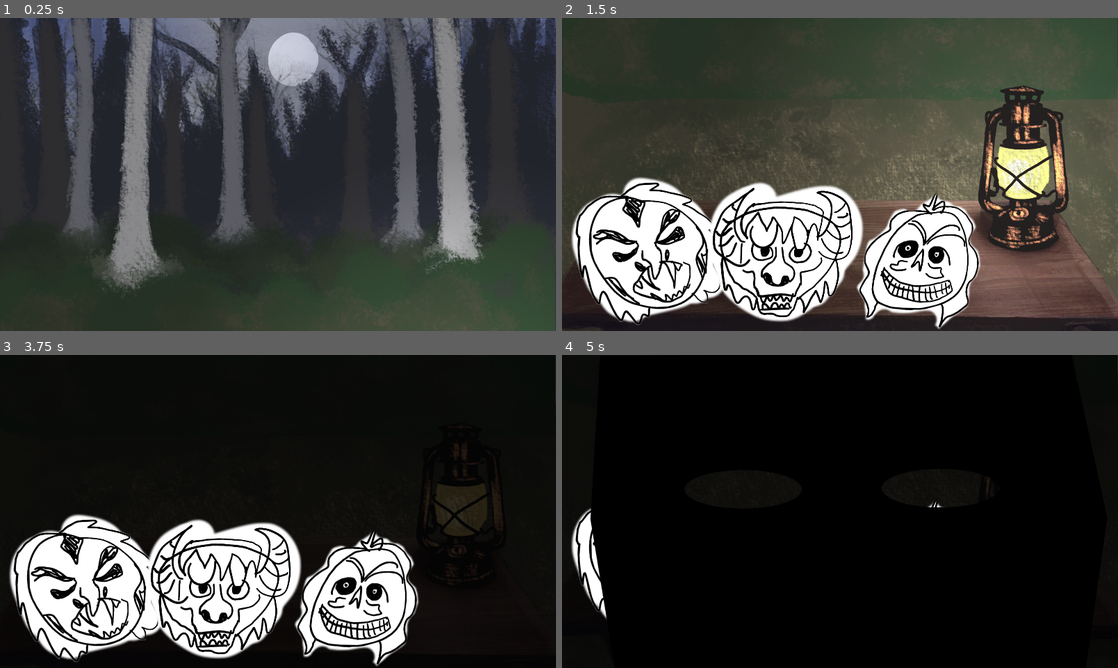
Above: before the commit, frames 1-4 (two rows, left to right).
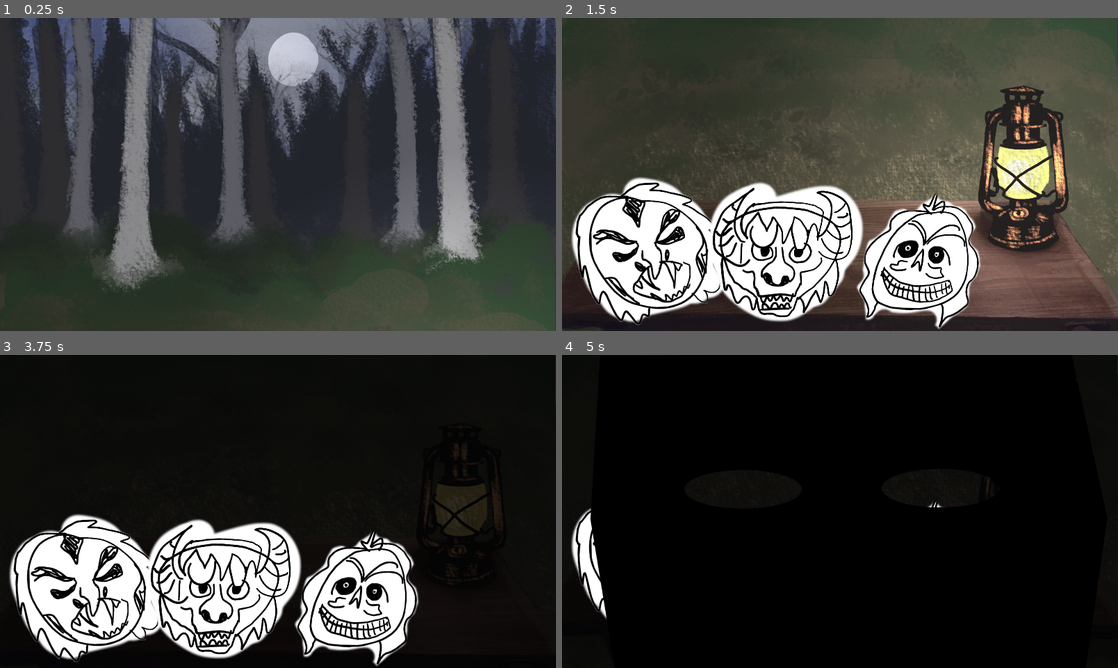
Above: after the commit, the same moments.

Repository: serrureriehurluberlesque/GGJ2026
Game: Godot game, scene res://scenes/main/main.tscn
Same seed, same stepped clock (60 frames per second), same inputs: the game is played once before the commit and once after it. The engine's default icon, where the game draws it, is replaced by a stand-in: a white triangle on a blue panel in a dark square.
Inputs (mouse positions are in pixels of both pictures, inside the frame that each line leads up to):
- Up to frame 1 (0.25 s): no input
- Up to frame 2 (1.5 s): tap Enter at 0.5 s; move the mouse to (962, 158) at 0.52 s; hold Up (ui_up) 0.53-1.28 s; hold E (activate) 0.53-1.28 s; click (962, 158) at 0.67 s; tap Space at 1.25 s; move the mouse to (728, 190) at 1.27 s; hold Down (ui_down) from 1.28 s (still down); click (728, 190) at 1.35 s
- Up to frame 3 (3.75 s): tap Enter at 2, 3.5 s; move the mouse to (88, 558) at 2.02 s; release Down (ui_down) at 2.03 s; hold E (activate) 2.03-2.78 s; hold Up (ui_up) 2.03-3.53 s; click (88, 558) at 2.17 s; tap Space at 2.75 s; move the mouse to (250, 574) at 2.77 s; click (250, 574) at 2.85 s; move the mouse to (444, 558) at 3.52 s; hold Down (ui_down) from 3.53 s (still down); hold E (activate) from 3.53 s (still down)
- Up to frame 4 (5 s): keep holding Down (ui_down); tap Space at 4.25 s; move the mouse to (784, 558) at 4.27 s; release E (activate) at 4.28 s; click (784, 558) at 4.35 s

The runs differ from the first frame. In frame 2, 0.7% of the frame differs, in the area x 51-100%, y 13-27%; in frame 3, less than 0.1%; in frame 4, less than 0.1%.

Commit message:
fix ground z-index

Diff:
--- a/ggj2026/scenes/main/main.tscn
+++ b/ggj2026/scenes/main/main.tscn
@@ -105,7 +105,8 @@
 z_index = 8
 texture = ExtResource("7_hxu8e")
 
-[node name="ground_0" type="TextureRect" parent="Background/bg_light" unique_id=61128486]
+[node name="ground" type="TextureRect" parent="Background/bg_light" unique_id=61128486]
+z_index = 10
 offset_right = 1920.0
 offset_bottom = 2160.0
 texture = ExtResource("3_hujxm")
